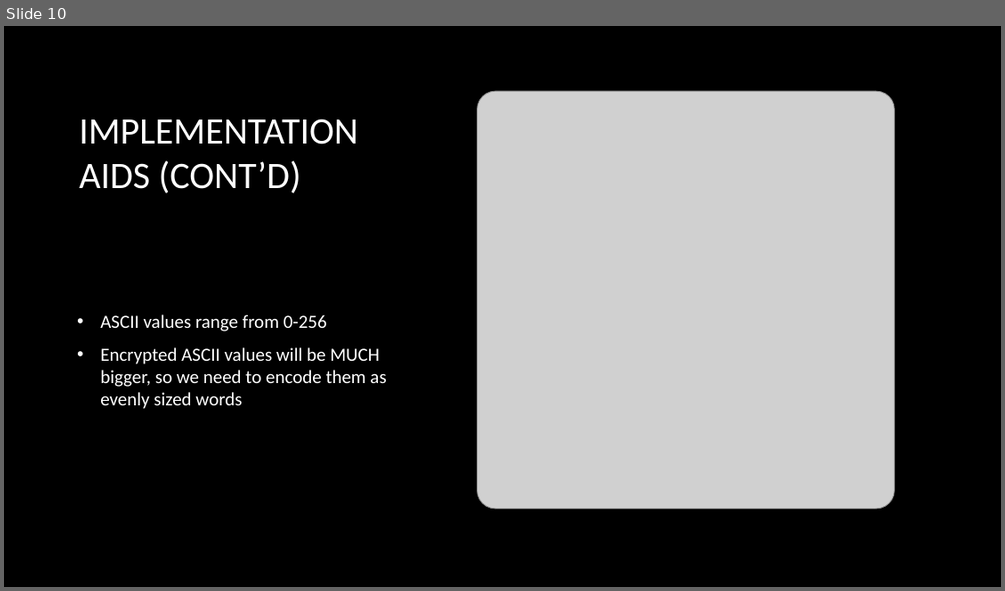
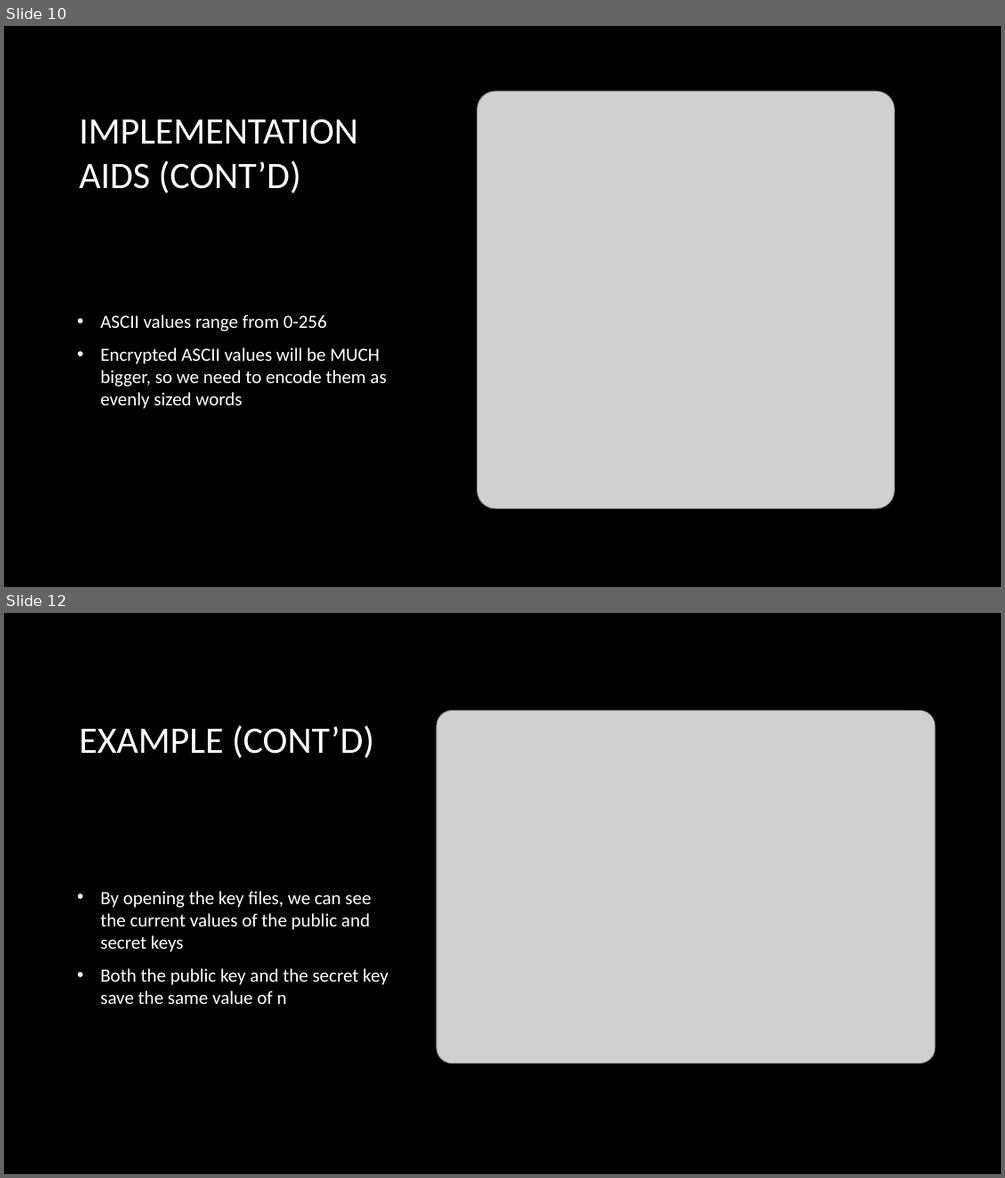
Before and after one commit to Deravadom/PostQuantumComputation, a slide deck: rsa/pres/rsa_presentation.pptx. Shown one above the other, each under a label of ours: slide 10 before the commit, slides 10 and 12 after it; the slides between them are not shown. The pictures are 1005x591 and 1005x1178 pixels, drawn with LibreOffice and Linux fonts; fonts in the diff are those of the drawing; grey boxes stand for pictures; background and template pictures are left out. Boxes give left, top, right and bottom in pixels: in the first picture for what was removed or moved away, otherwise in the second. Text is boxed around its words. In the diff, an @@ line names an element or a change of style, - is before the commit and + after.

```diff
--- a/rsa/pres/rsa_presentation.pptx
+++ b/rsa/pres/rsa_presentation.pptx
@@ slide 12 added at [4,613,1001,1174], background picture (left out) @@
@@ picture added at [437,710,935,1063] @@
@@ title added at [79,725,374,758], 36 pt, text #FFFFFF @@
+EXAMPLE (CONT’D)
@@ text added at [100,891,388,1004], 18 pt, text #FFFFFF @@
+• By opening the key files, we can see the current values of the public and secret keys
+• Both the public key and the secret key save the same value of n
```
Also in this commit, not shown: 3 other slides added, 1 slide removed.
